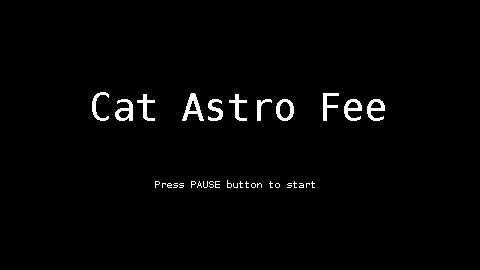
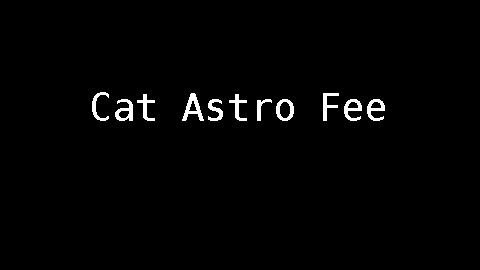
Two versions of the same layered image (480px x 270px). Layer-by-layer changes:
hid "Press PAUSE button to start" over (x1=155, y1=180, x2=315, y2=188)